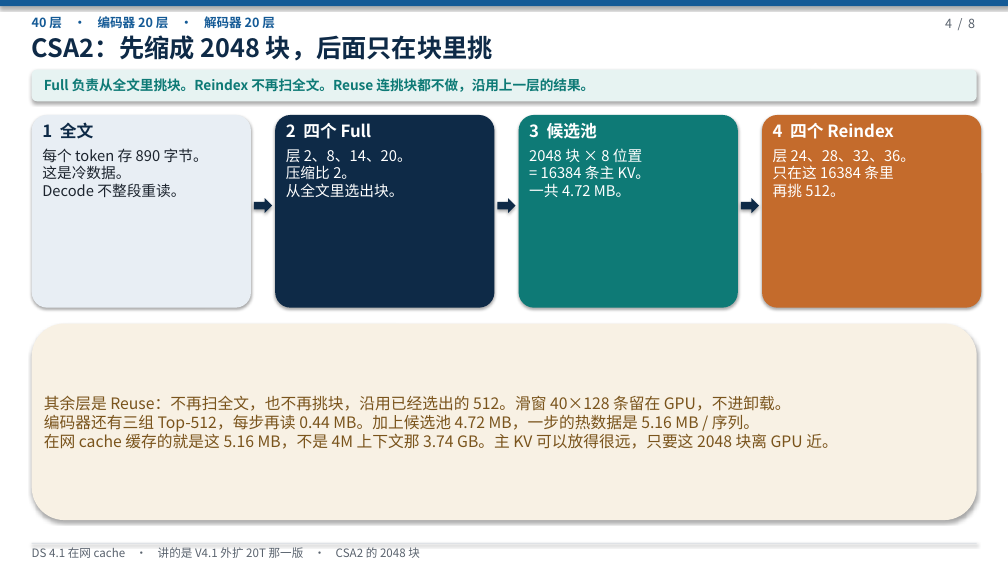
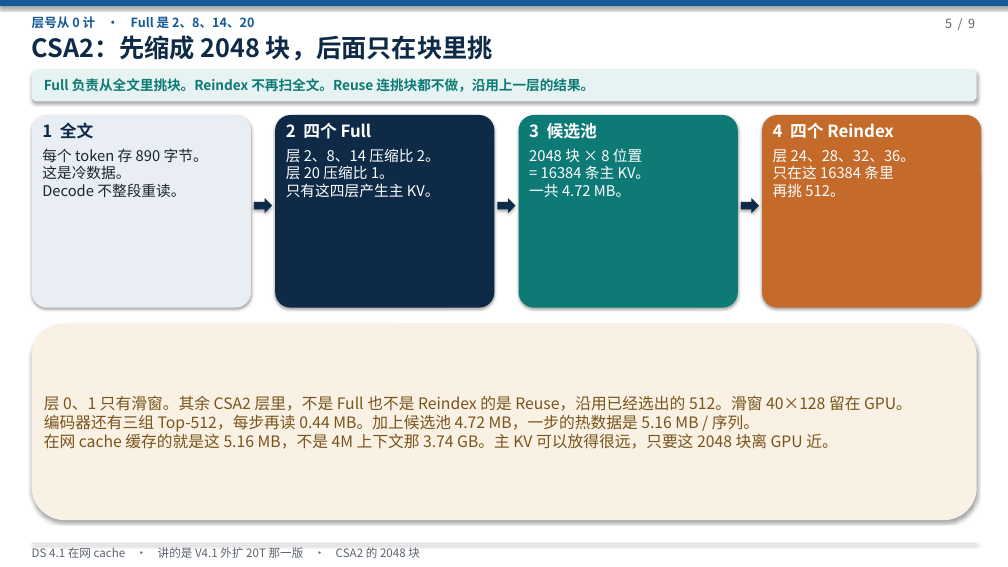
Before and after one commit to 69515164-rgb/UCL-MPComm, a slide deck: slide 5 of docs/DS 4.1在网cache.pptx (slide 4 before the commit). Drawn at 1008x567 pixels with LibreOffice and Linux fonts; fonts in the diff are those of the drawing. Boxes give left, top, right and bottom in pixels: in the first picture for what was removed or moved away, otherwise in the second. Text is boxed around its words. In the diff, an @@ line names an element or a change of style, - is before the commit and + after.

```diff
--- a/docs/DS 4.1在网cache.pptx
+++ b/docs/DS 4.1在网cache.pptx
@@ text at <box>32,14,254,31</box>: text changed @@
-40 层 · 编码器 20 层 · 解码器 20 层
+层号从 0 计 · Full 是 2、8、14、20
@@ text at <box>945,18,975,28</box>: text changed @@
-4 / 8
+5 / 9
@@ text at <box>286,148,440,197</box>: text changed @@
-层 2、8、14、20。
-压缩比 2。
-从全文里选出块。
+层 2、8、14 压缩比 2。
+层 20 压缩比 1。
+只有这四层产生主 KV。
@@ text at <box>44,396,912,411</box>: text changed @@
-其余层是 Reuse：不再扫全文，也不再挑块，沿用已经选出的 512。滑窗 40×128 条留在 GPU，不进卸载。
+层 0、1 只有滑窗。其余 CSA2 层里，不是 Full 也不是 Reindex 的是 Reuse，沿用已经选出的 512。滑窗 40×128 留在 GPU。
```
Also in this commit, not shown: 6 other slides changed, 2 slides added, 1 slide removed, 1 other file.
